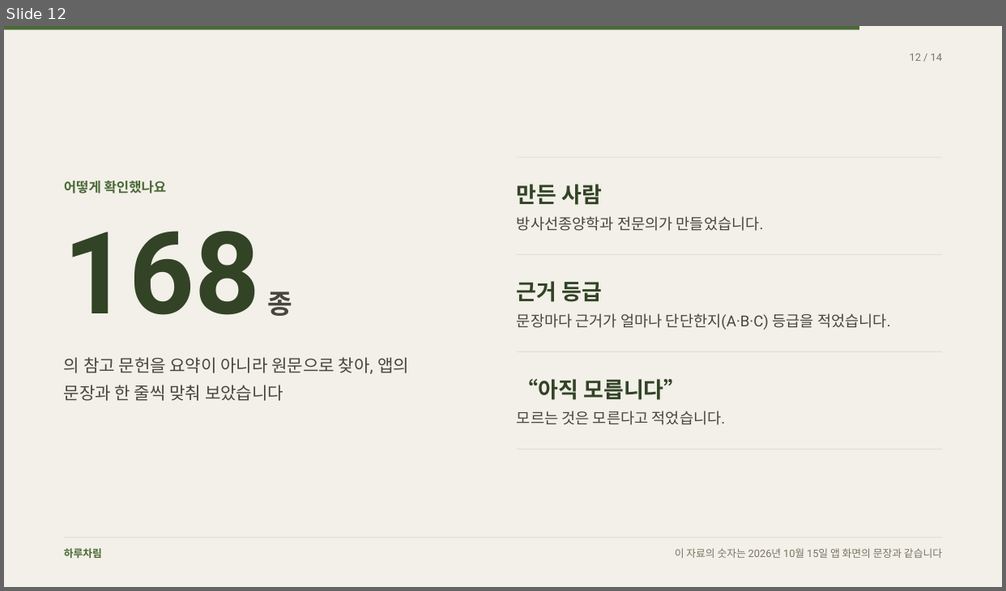
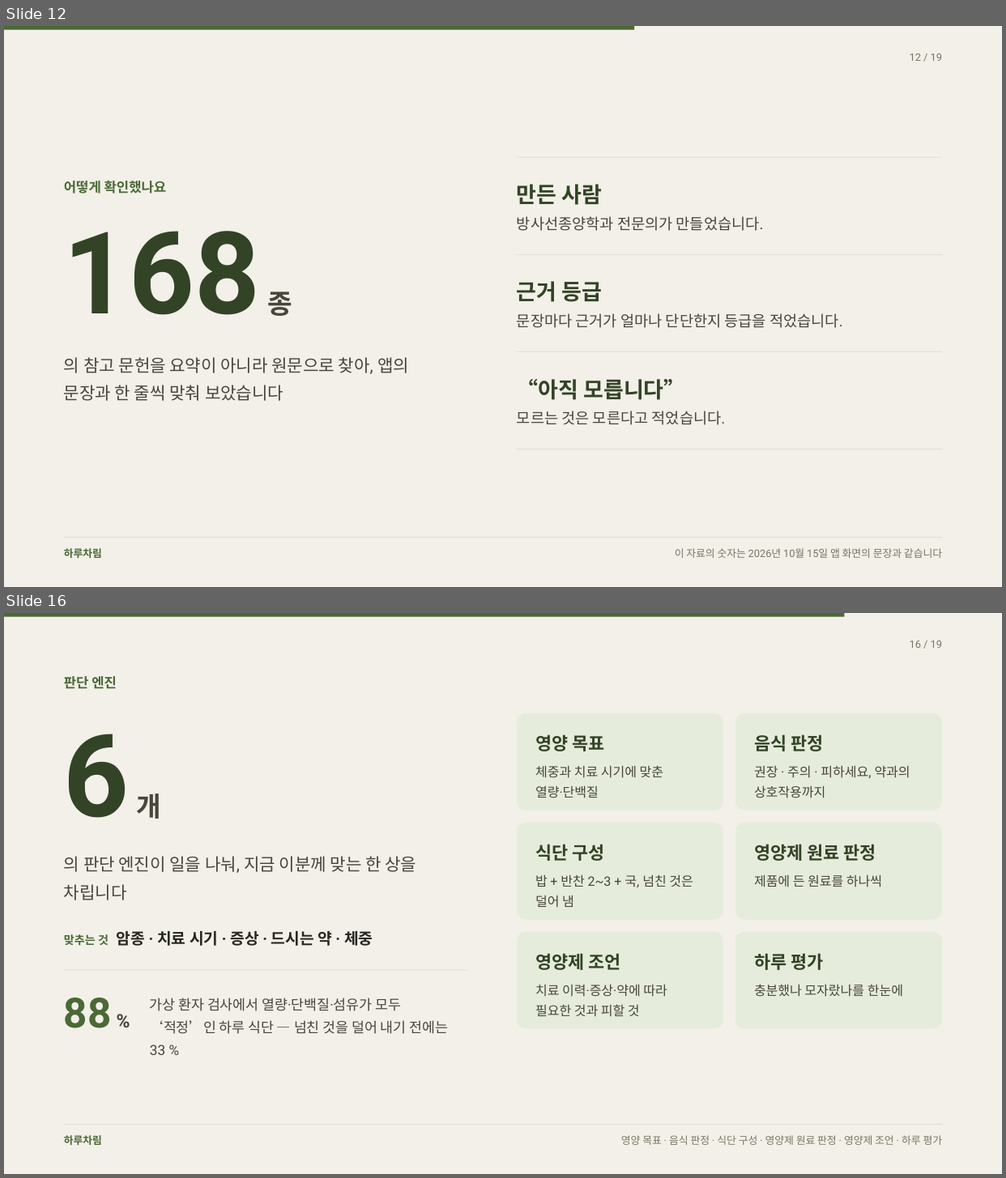
Before and after one commit to rohkwangwon-lang/harucharim-app, a slide deck: docs/홍보/하루차림-환자-발표.pptx. Shown one above the other, each under a label of ours: slide 12 before the commit, slides 12 and 16 after it; the slides between them are not shown. The pictures are 1006x591 and 1006x1178 pixels, drawn with LibreOffice and Linux fonts; fonts in the diff are those of the drawing. Boxes give left, top, right and bottom in pixels: in the first picture for what was removed or moved away, otherwise in the second. Text is boxed around its words. In the diff, an @@ line names an element or a change of style, - is before the commit and + after.

```diff
--- a/docs/홍보/하루차림-환자-발표.pptx
+++ b/docs/홍보/하루차림-환자-발표.pptx
@@ slide 16 added at (4, 613, 1002, 1174), background #F2F0E8 @@
@@ rectangle added at (4, 613, 845, 617), fill #4B6936 @@
@@ text added at (910, 641, 942, 648), 10 pt, text #7A7566 @@
+16 / 19
@@ text added at (64, 676, 117, 688), 13 pt, text #4B6936, bold @@
+판단 엔진
@@ text added at (64, 734, 161, 819), 110 pt, text #324326, bold @@
+6 개
@@ rounded rectangle added at (517, 713, 723, 811), fill #E6ECDB @@
@@ rounded rectangle added at (735, 713, 942, 811), fill #E6ECDB @@
@@ text added at (535, 735, 604, 752), 17 pt, text #324326, bold @@
+영양 목표
@@ text added at (754, 735, 823, 752), 17 pt, text #324326, bold @@
+음식 판정
@@ text added at (535, 765, 663, 798), 12.5 pt, text #48453C @@
+체중과 치료 시기에 맞춘
+열량·단백질
@@ text added at (754, 765, 910, 798), 12.5 pt, text #48453C @@
+권장 · 주의 · 피하세요, 약과의
+상호작용까지
@@ rounded rectangle added at (517, 823, 723, 920), fill #E6ECDB @@
@@ rounded rectangle added at (735, 823, 942, 920), fill #E6ECDB @@
@@ text added at (535, 844, 604, 861), 17 pt, text #324326, bold @@
+식단 구성
@@ text added at (754, 844, 876, 861), 17 pt, text #324326, bold @@
+영양제 원료 판정
@@ text added at (64, 856, 416, 901), 16.5 pt, text #48453C @@
+의 판단 엔진이 일을 나눠, 지금 이분께 맞는 한 상을
+차립니다
@@ text added at (535, 875, 692, 907), 12.5 pt, text #48453C @@
+밥 + 반찬 2~3 + 국, 넘친 것은
+덜어 냄
@@ text added at (754, 875, 882, 888), 12.5 pt, text #48453C @@
+제품에 든 원료를 하나씩
@@ text added at (64, 931, 373, 946), 15 pt, text #282621, bold @@
+맞추는 것 암종 · 치료 시기 · 증상 · 드시는 약 · 체중
@@ rounded rectangle added at (517, 932, 723, 1029), fill #E6ECDB @@
@@ rounded rectangle added at (735, 932, 942, 1029), fill #E6ECDB @@
@@ rectangle added at (64, 970, 468, 971), fill #E2DFD3 @@
@@ text added at (535, 953, 620, 970), 17 pt, text #324326, bold @@
+영양제 조언
@@ text added at (754, 953, 823, 970), 17 pt, text #324326, bold @@
+하루 평가
@@ text added at (64, 998, 112, 1029), 40 pt, text #4B6936, bold @@
+88 %
@@ text added at (150, 998, 449, 1055), 13.5 pt, text #48453C @@
+가상 환자 검사에서 열량·단백질·섬유가 모두
+‘적정’인 하루 식단 — 넘친 것을 덜어 내기 전에는
+33 %
@@ text added at (535, 984, 667, 1016), 12.5 pt, text #48453C @@
+치료 이력·증상·약에 따라
+필요한 것과 피할 것
@@ text added at (754, 984, 903, 996), 12.5 pt, text #48453C @@
+충분했나 모자랐나를 한눈에
@@ rectangle added at (64, 1124, 942, 1125), fill #E2DFD3 @@
@@ text added at (64, 1135, 102, 1145), 10 pt, text #4B6936, bold @@
+하루차림
@@ text added at (621, 1135, 943, 1145), 10 pt, text #7A7566 @@
+영양 목표 · 음식 판정 · 식단 구성 · 영양제 원료 판정 · 영양제 조언 · 하루 평가
@@ slide 12 changed as well @@
@@ rectangle: place and size @@
-rectangle at (4, 26, 859, 30)
+rectangle at (4, 26, 634, 30)
@@ text at (910, 54, 942, 61): text changed @@
-12 / 14
+12 / 19
@@ text at (517, 314, 843, 328): text changed @@
-문장마다 근거가 얼마나 단단한지(A·B·C) 등급을 적었습니다.
+문장마다 근거가 얼마나 단단한지 등급을 적었습니다.
```
Also in this commit, not shown: 13 other slides changed, 4 other slides added, 7 other files.
